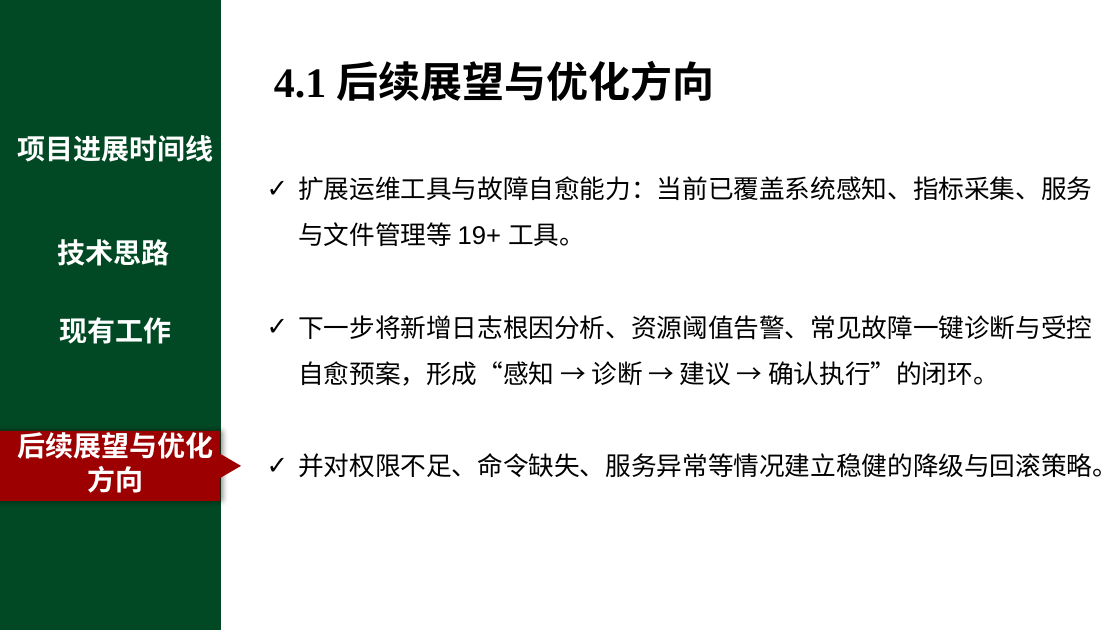
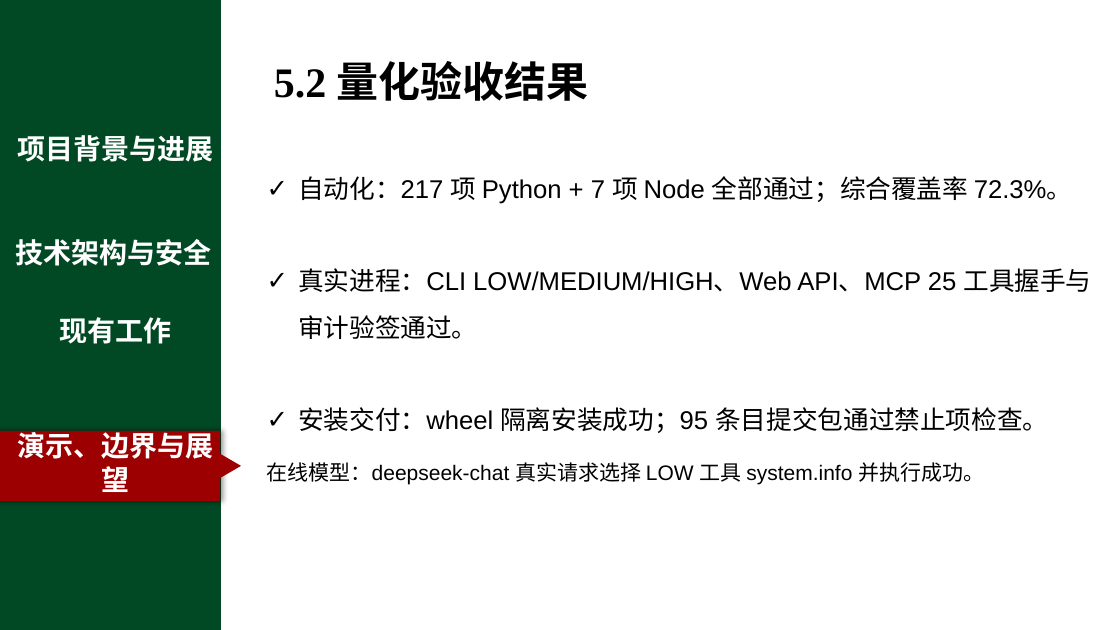
Before and after one commit to chanehwibo/cnsoftbei, a slide deck: slide 14 of SafeOps_答辩演示PPT.pptx. Drawn at 1120x630 pixels with LibreOffice and Linux fonts; fonts in the diff are those of the drawing; background and template pictures are left out. Boxes give left, top, right and bottom in pixels: in the first picture for what was removed or moved away, otherwise in the second. Text is boxed around its words. In the diff, an @@ line names an element or a change of style, - is before the commit and + after.

```diff
--- a/SafeOps_答辩演示PPT.pptx
+++ b/SafeOps_答辩演示PPT.pptx
@@ text at bbox=[274, 61, 589, 101]: text changed @@
-4.1 后续展望与优化方向
+5.2 量化验收结果
@@ text at bbox=[17, 135, 213, 162]: text changed @@
-项目进展时间线
+项目背景与进展
@@ text at bbox=[267, 176, 1092, 485]: text changed @@
-✓ 扩展运维工具与故障自愈能力：当前已覆盖系统感知、指标采集、服务与文件管理等 19+ 工具。
-✓ 下一步将新增日志根因分析、资源阈值告警、常见故障一键诊断与受控自愈预案，形成“感知 → 诊断 → 建议 → 确认执行”的闭环。
-✓ 并对权限不足、命令缺失、服务异常等情况建立稳健的降级与回滚策略。
+✓ 自动化：217 项 Python + 7 项 Node 全部通过；综合覆盖率 72.3%。
+✓ 真实进程：CLI LOW/MEDIUM/HIGH、Web API、MCP 25 工具握手与审计验签通过。
+✓ 安装交付：wheel 隔离安装成功；95 条目提交包通过禁止项检查。
+在线模型：deepseek-chat 真实请求选择 LOW 工具 system.info 并执行成功。
@@ text at bbox=[16, 239, 212, 266]: text changed @@
-技术思路
+技术架构与安全
@@ text at bbox=[17, 428, 213, 492]: text changed @@
-后续展望与优化方向
+演示、边界与展望
```
Also in this commit, not shown: 13 other slides changed, 3 other files.
